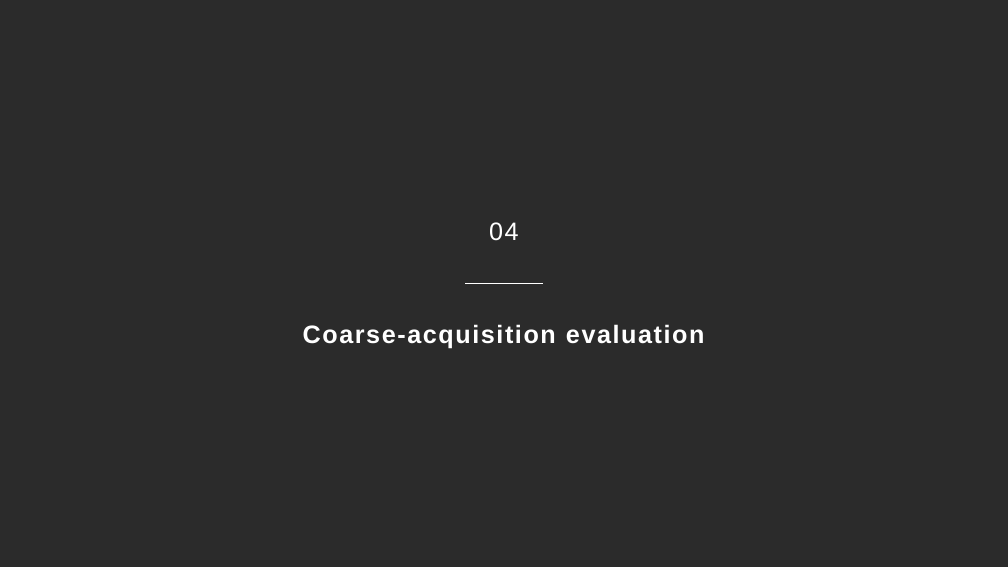
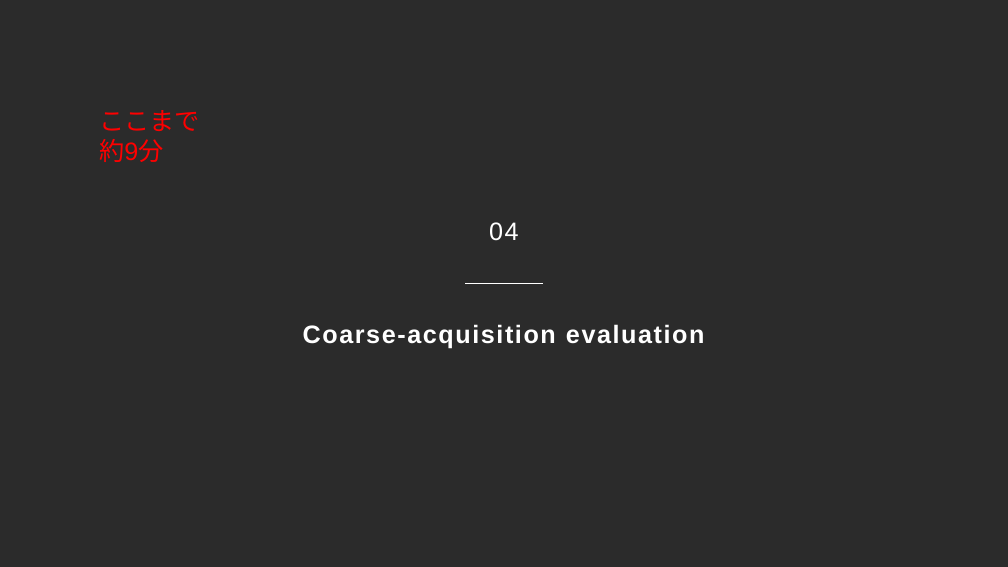
Before and after one commit to Hideki-1029/thermal-deformation-optcomm, a slide deck: slide 18 of papers/ICSO/slides/en_ICSO2026_slides_takamoto.pptx (slide 20 before the commit). Drawn at 1008x567 pixels with LibreOffice and Linux fonts; fonts in the diff are those of the drawing; background and template pictures are left out; a plain dark background stands for a picture behind light text. Boxes give left, top, right and bottom in pixels: in the first picture for what was removed or moved away, otherwise in the second. Text is boxed around its words. In the diff, an @@ line names an element or a change of style, - is before the commit and + after.

```diff
--- a/papers/ICSO/slides/en_ICSO2026_slides_takamoto.pptx
+++ b/papers/ICSO/slides/en_ICSO2026_slides_takamoto.pptx
@@ text added at [99,110,200,162], 48 pt, text #FF0000 @@
+ここまで約9分
```
Also in this commit, not shown: 10 other slides changed, 4 slides added, 2 slides removed, 6 other files.
